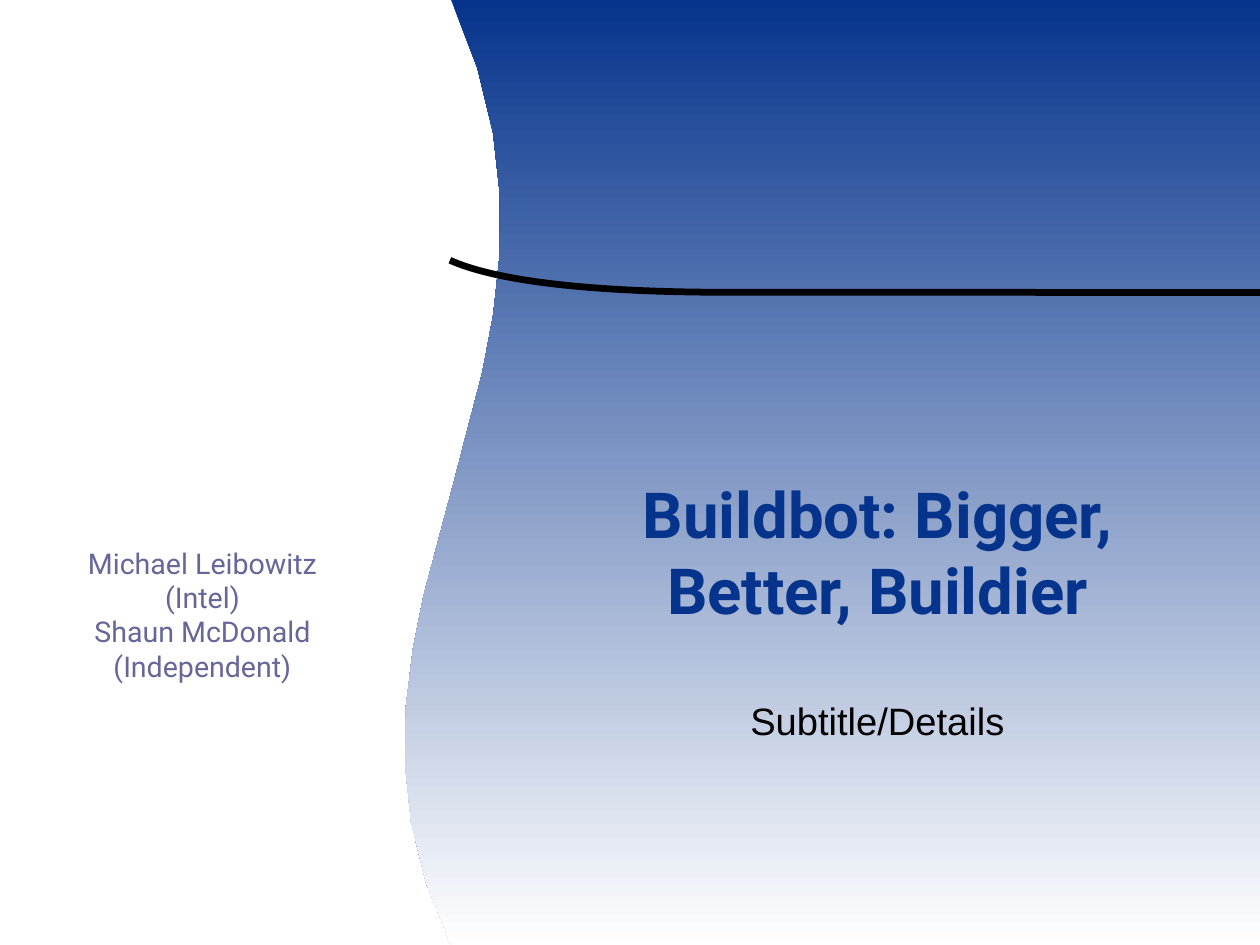
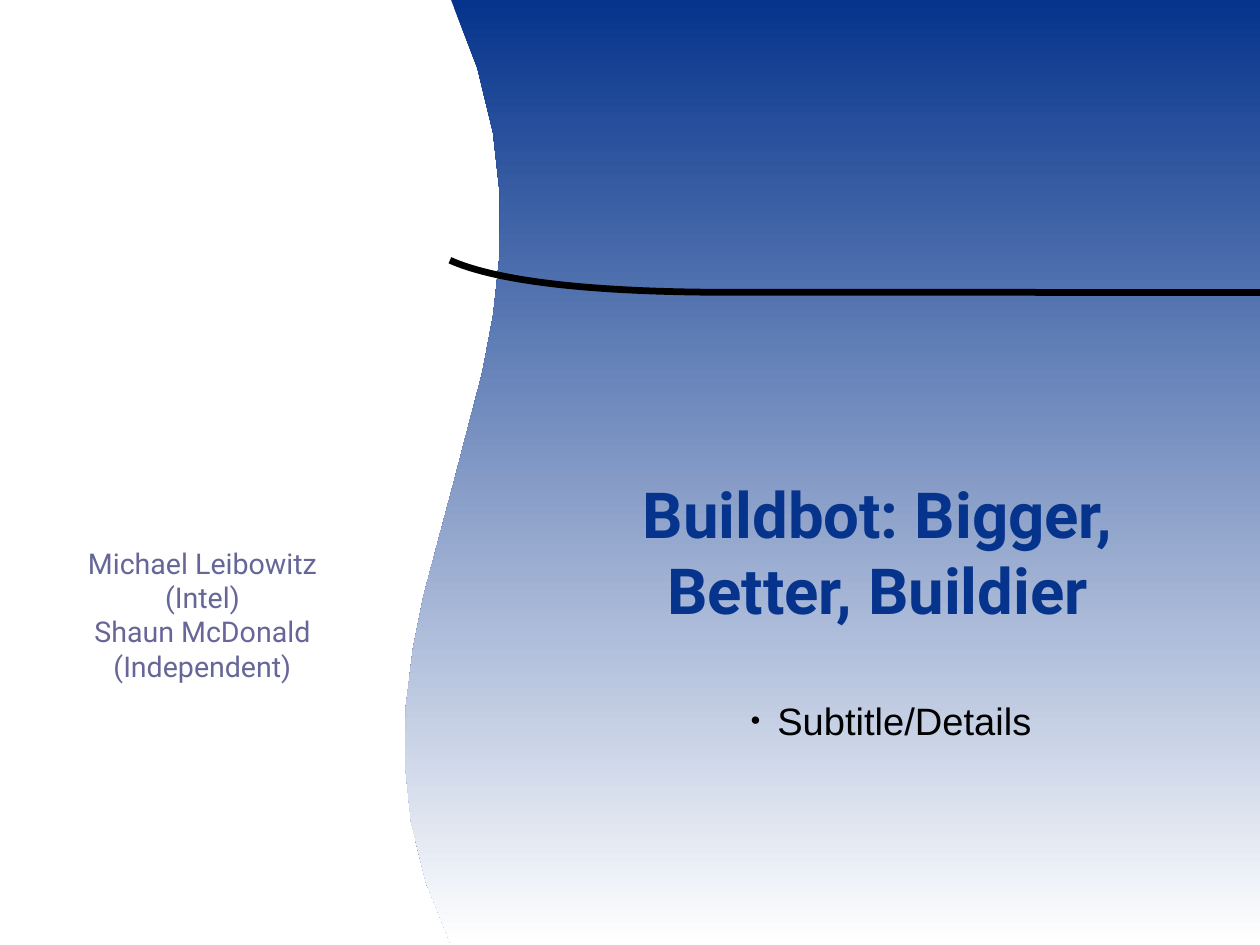
Before and after one commit to smsm1/ootermite, a slide deck: slide 2 of wiki/ooocon2007presentation.odp. Drawn at 1260x945 pixels with LibreOffice and Linux fonts; fonts in the diff are those of the drawing; background and template pictures are left out. Boxes give left, top, right and bottom in pixels: in the first picture for what was removed or moved away, otherwise in the second. Text is boxed around its words. In the diff, an @@ line names an element or a change of style, - is before the commit and + after.

```diff
--- a/wiki/ooocon2007presentation.odp
+++ b/wiki/ooocon2007presentation.odp
@@ subtitle "Subtitle/Details" at box(777, 707, 1031, 736): bullet none to ●; list level 1 to 2 in "Subtitle/Details" @@
```
Also in this commit, not shown: 1 other slide changed, 10 slides added.
